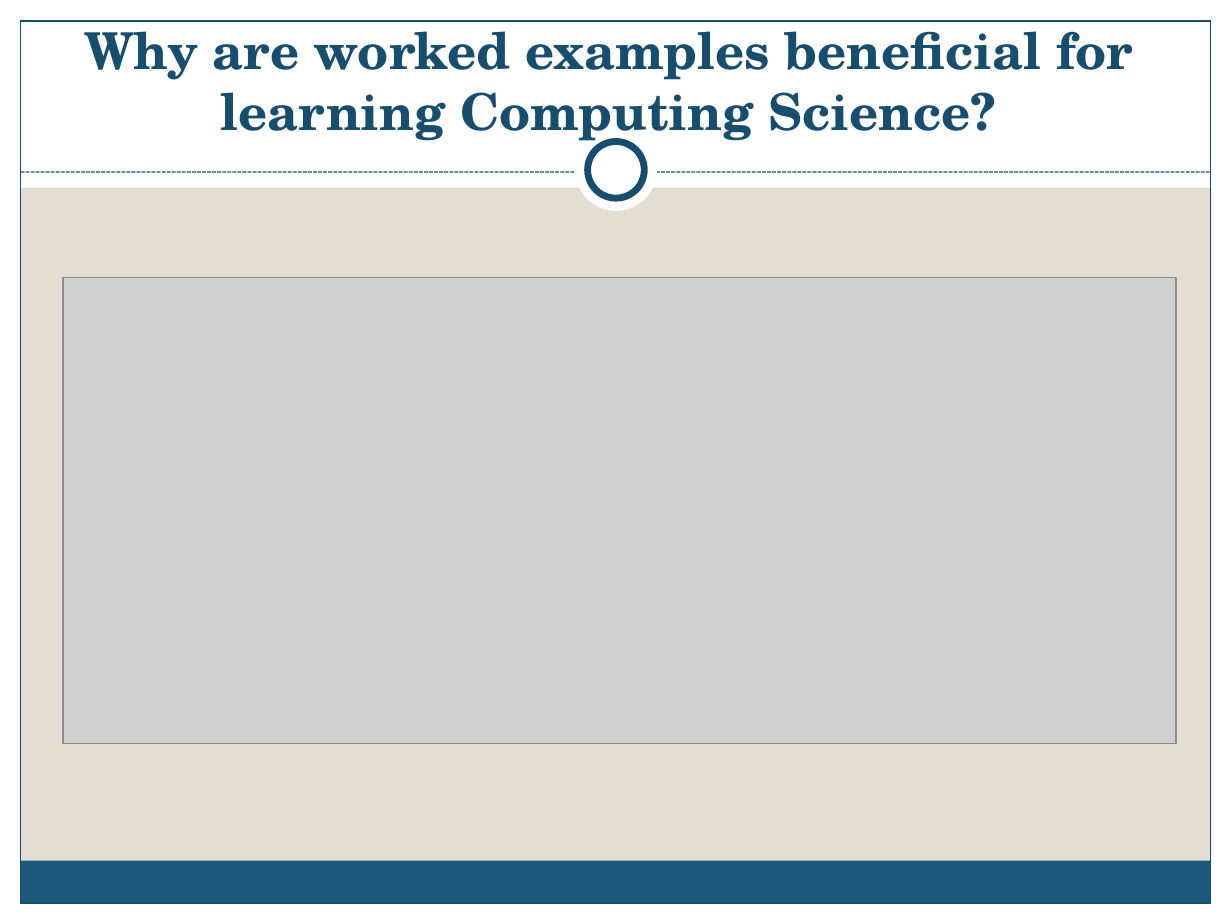
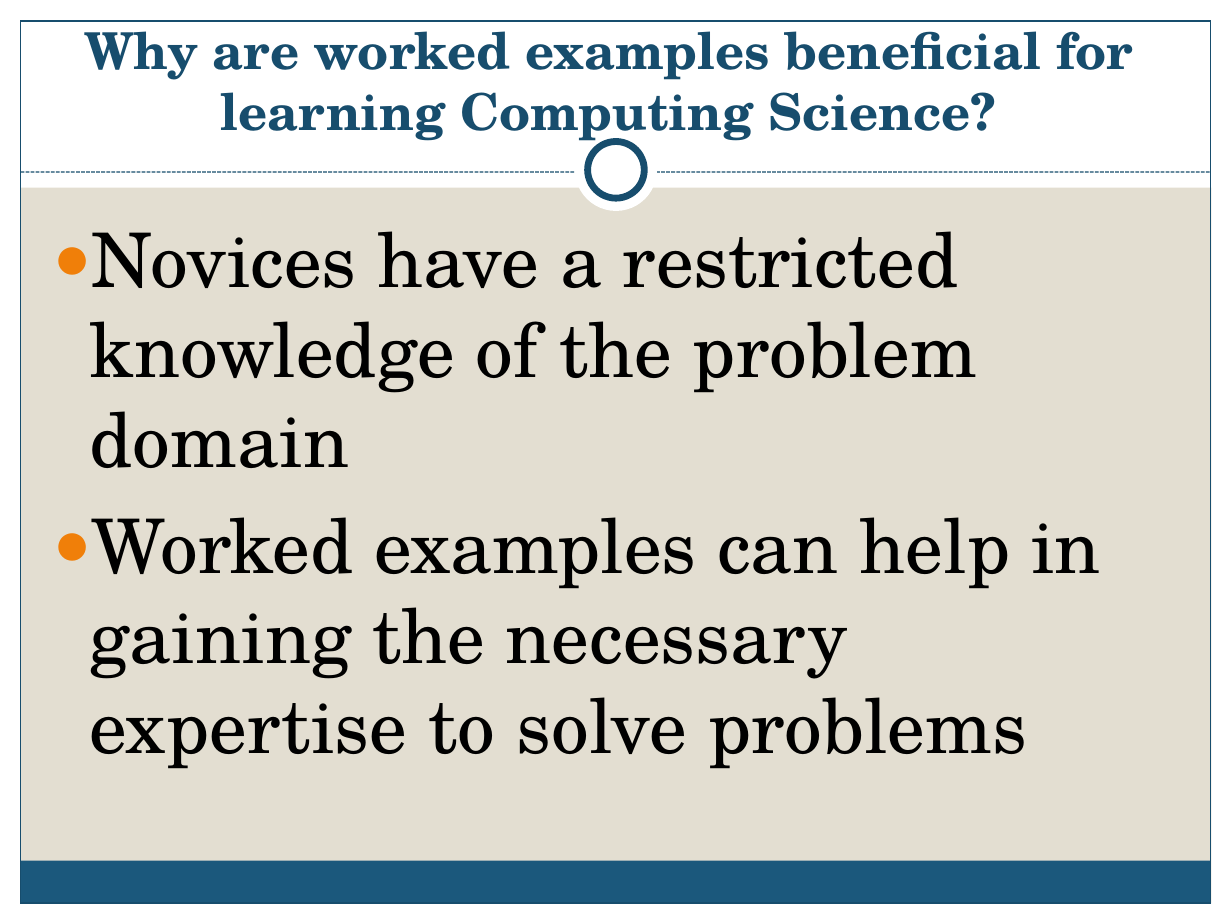
Before and after one commit to emivulpe/weave, a slide deck: slide 3 of presentation/WEAVE presentation.pptx. Drawn at 1232x924 pixels with LibreOffice and Linux fonts; fonts in the diff are those of the drawing; grey boxes stand for pictures. Boxes give left, top, right and bottom in pixels: in the first picture for what was removed or moved away, otherwise in the second. Text is boxed around its words. In the diff, an @@ line names an element or a change of style, - is before the commit and + after.

Commit message:
presentation

```diff
--- a/presentation/WEAVE presentation.pptx
+++ b/presentation/WEAVE presentation.pptx
@@ text added at <box>90,231,1101,769</box>, 44 pt, text #000000 @@
+● Novices have a restricted knowledge of the problem domain
+● Worked examples can help in gaining the necessary expertise to solve problems
@@ picture removed at <box>63,277,1175,743</box> @@
```
Also in this commit, not shown: 8 other slides changed, 2 slides added, 25 other files.
